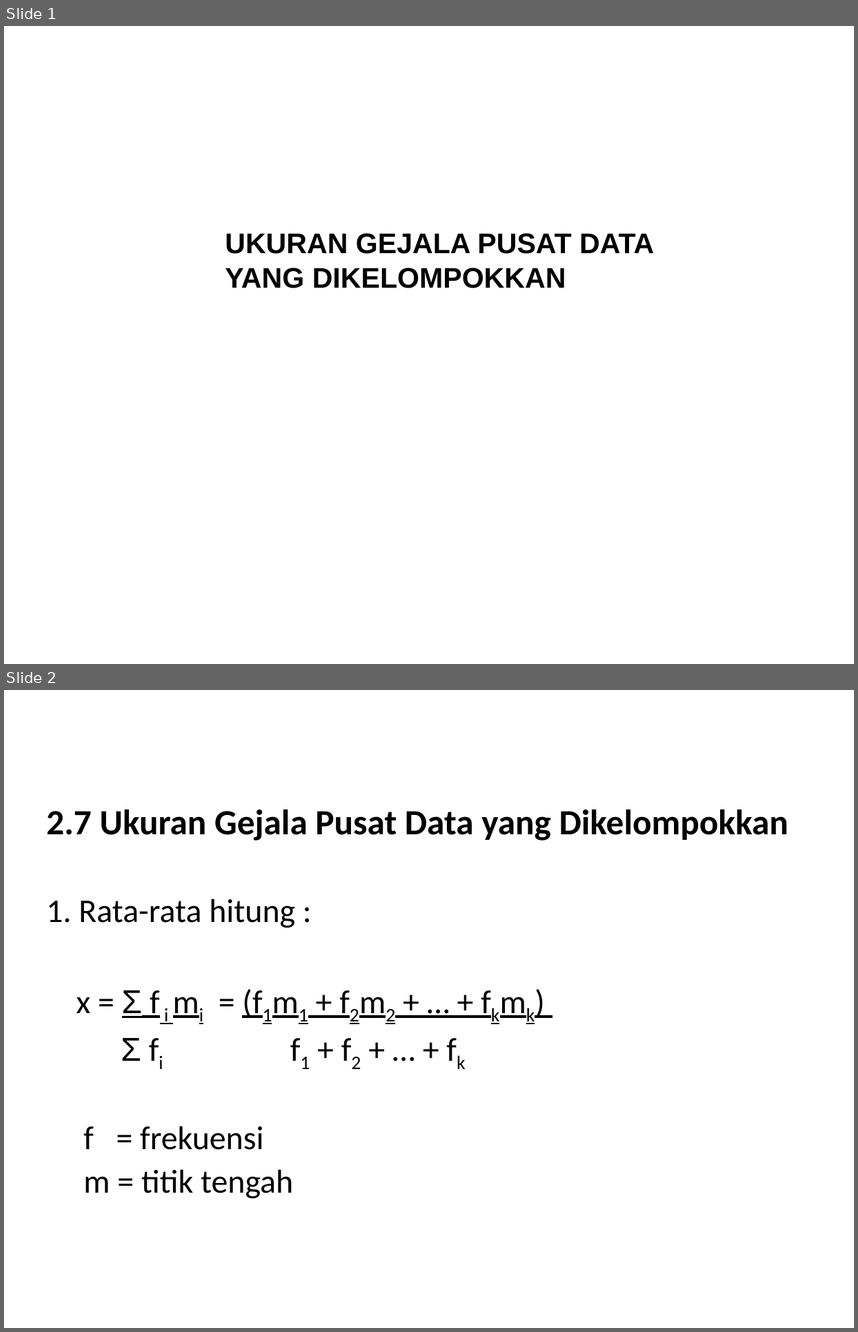
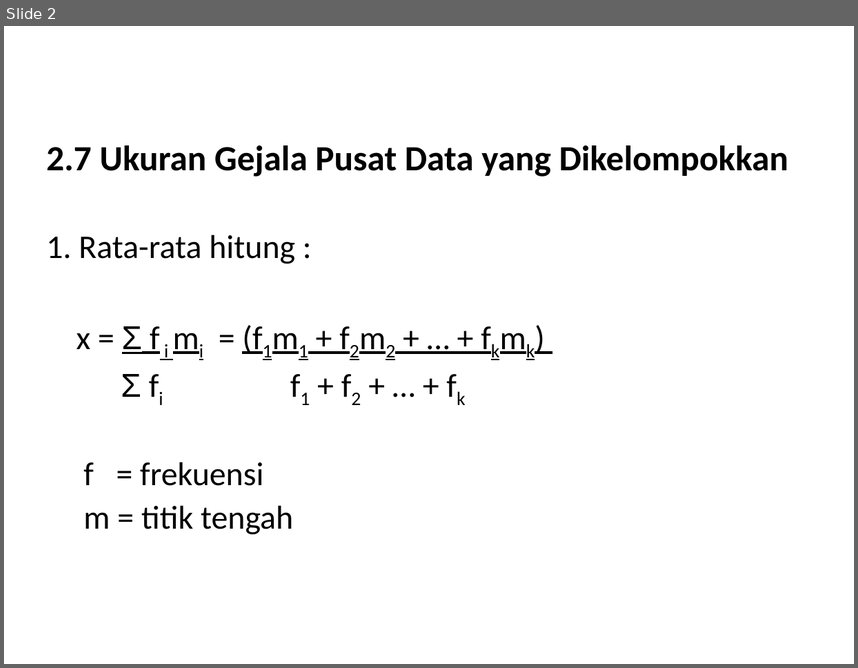
Before and after one commit to iseplutpinur/Semester3, a slide deck: Rabu/Statistika/Minggu 4 - Ukuran Data dikelompokkan/3. ukuran data dikelompokkan.ppt. Shown one above the other, each under a label of ours: slides 1 and 2 before the commit, slide 2 after it. The pictures are 858x1332 and 858x668 pixels, drawn with LibreOffice and Linux fonts; fonts in the diff are those of the drawing. Boxes give left, top, right and bottom in pixels: in the first picture for what was removed or moved away, otherwise in the second. Text is boxed around its words. In the diff, an @@ line names an element or a change of style, - is before the commit and + after.

```diff
--- a/Rabu/Statistika/Minggu 4 - Ukuran Data dikelompokkan/3. ukuran data dikelompokkan.ppt
+++ b/Rabu/Statistika/Minggu 4 - Ukuran Data dikelompokkan/3. ukuran data dikelompokkan.ppt
@@ slide 1 removed at [4,26,854,664], background #FFFFFF @@
@@ text removed at [225,233,654,288] @@
-UKURAN GEJALA PUSAT DATA
-YANG DIKELOMPOKKAN
```
Also in this commit, not shown: 1 slide added, 33 other files.
